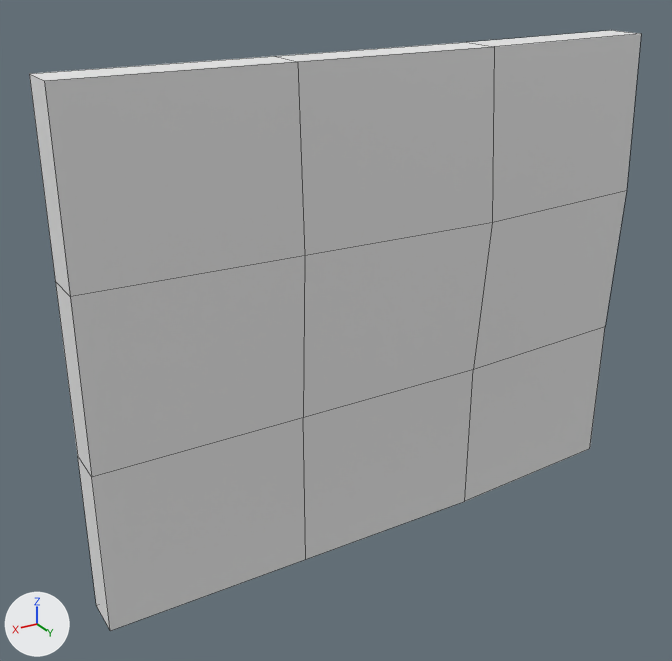
Before and after pictures for a commit that changed the OBJ model Unity/Assets/Models/Walls/Wall_SlightDistortion_R2.obj.
Both versions are drawn from a camera (50 mm lens) standing at (0.84, 3.55, 2.88) and looking at (-1.28, 0.02, 1.11). The lights are fixed; the arrows at lower left show +X, +Y and +Z. Mesh edges are drawn as thin lines. Where no turn or scale is listed for an object, it has been applied to the vertices.

The scene before the commit, as lines of its bpy script (objects in view):
```python
me_wall_slightdistortion_r2 = bpy.data.meshes.new('Wall_SlightDistortion_R2')
me_wall_slightdistortion_r2.from_pydata(...)  # 32 vertices, 30 faces; spans x -3.0..0.0, y -0.06..0.27, z 0.0..2.4
me_wall_slightdistortion_r2.materials.append(mat_initialshadinggroup)  # white #e7e7e7
ob_wall_slightdistortion_r2 = bpy.data.objects.new('Wall_SlightDistortion_R2', me_wall_slightdistortion_r2)
ob_wall_slightdistortion_r2.location = (0.0, 0.0, 0.0)
```
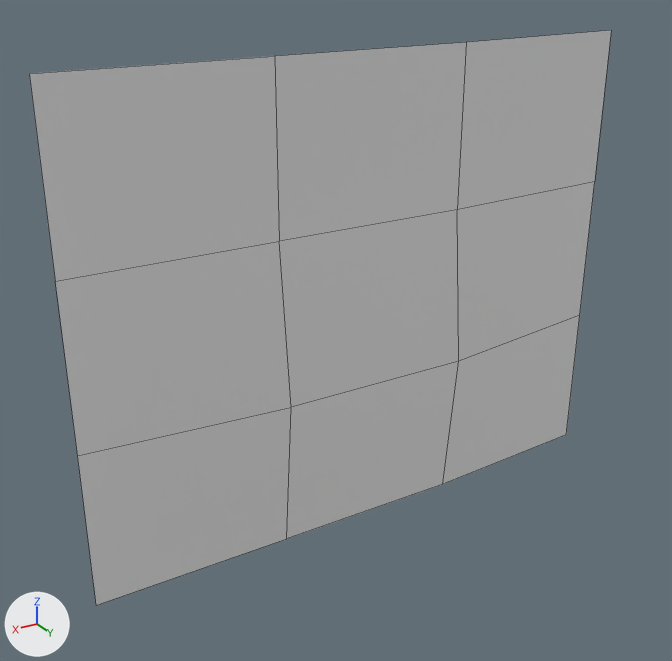
The newer file is also turned or shifted as a whole; pictures and numbers use the older file's frame.

What differs and where, as boxes [x1, y1, x2, y2] in the pictures (672 x 661 px):
'Wall_SlightDistortion_R2', reshaped: before [29, 30, 641, 631]; after [29, 30, 611, 605]
part 1 of me_wall_slightdistortion_r2, cut back: before [29, 30, 641, 631]; after [457, 30, 611, 361]

Edits to the bpy script that builds the scene:
```text
Change me_wall_slightdistortion_r2:
    used by ob_wall_slightdistortion_r2; location = (0.0, 0.0, 0.0)
    remove me_wall_slightdistortion_r2.from_pydata(...)  # 32 vertices, 30 faces; spans x -3.0..0.0, y -0.06..0.27, z 0.0..2.4
    add me_wall_slightdistortion_r2.from_pydata(...)  # 16 vertices, 9 faces; spans x -3.0..0.0, y -0.06..0.08, z 0.0..2.4
    me_wall_slightdistortion_r2 part 1
    17 vertices are removed from x -3.0..0.0, y -0.02..0.27, z 0.0..2.4
    23 faces are deleted
    4 vertices move within x -2.0..-1.0, y 0.0..0.08, z 0.8..1.6
    1 vertex is added at (-3.0, -0.06, 1.6)
    2 new faces join them
```
